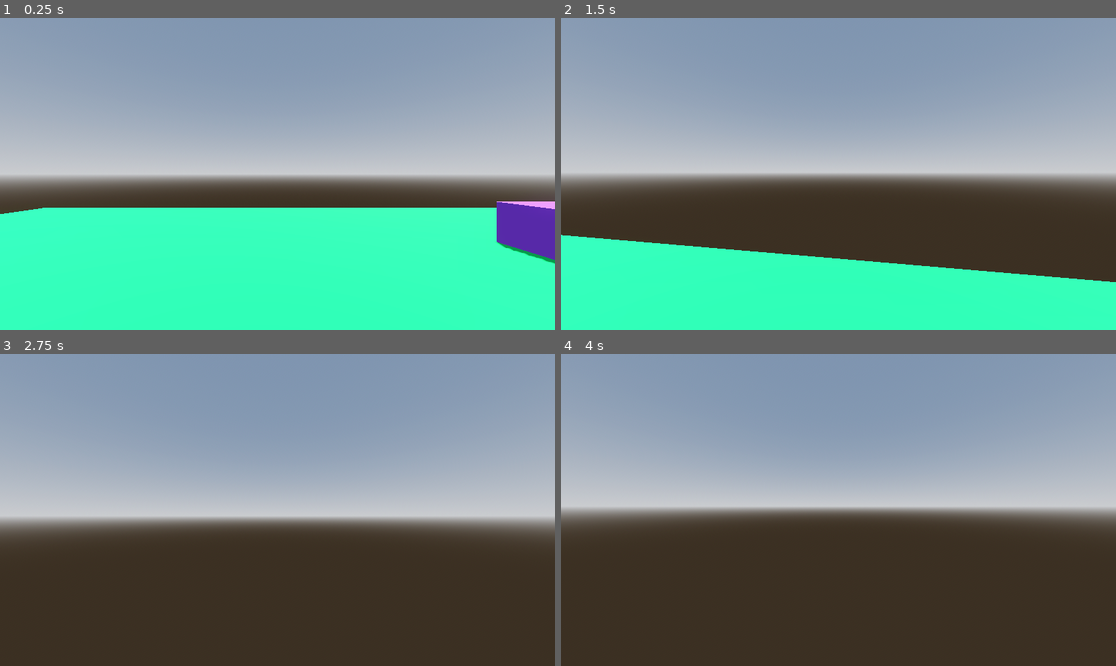
Above: before the commit, frames 1-4 (two rows, left to right).
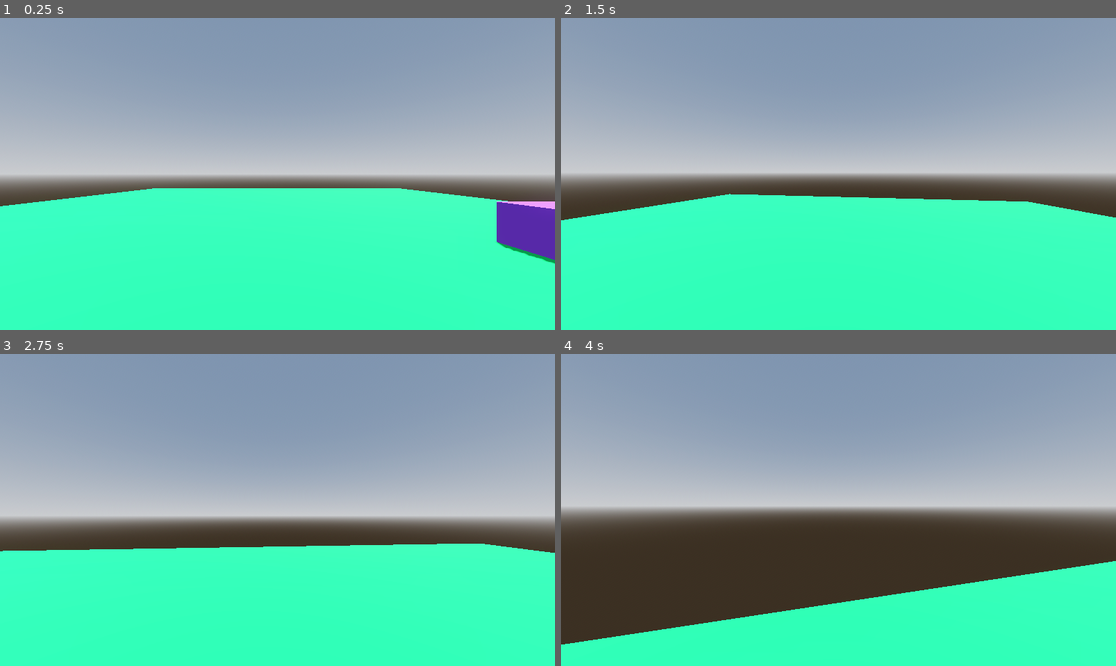
Above: after the commit, the same moments.

Repository: Seb-deru/first-person-controller
Game: Godot game, scene res://scenes/world.tscn
The game is run twice, just before and just after one commit, with the same random seed, the same clock (stepped at 60 frames per second) and the same inputs.
Inputs (mouse positions are in pixels of both pictures, inside the frame that each line leads up to):
- Up to frame 1 (0.25 s): no input
- Up to frame 2 (1.5 s): tap Enter at 0.5 s; move the mouse to (866, 174) at 0.52 s; hold Shift (run) 0.53-1.28 s; hold W (forward) from 0.53 s (still down); tap Space (jump) at 0.77 s; move the mouse to (810, 174) at 1.27 s; tap Shift (run) at 1.35 s
- Up to frame 3 (2.75 s): keep holding W (forward); tap Space (jump) at 1.52 s; move the mouse to (288, 503) at 2.02 s; hold Shift (run) from 2.03 s (still down)
- Up to frame 4 (4 s): keep holding W (forward); move the mouse to (832, 516) at 2.77 s; release Shift (run) at 2.78 s; tap Shift (run) at 2.85 s; tap Space (jump) at 3.02, 3.77 s; move the mouse to (877, 513) at 3.52 s; hold Shift (run) from 3.53 s (still down)

The runs differ from the first frame. In frame 1, 4.5% of the frame differs, in the area x 0-92%, y 54-63%; in frame 2, 18%; in frame 3, 38%, in the area x 0-100%, y 60-100%; in frame 4, 20%.

Commit message:
some changes

Diff:
--- a/scenes/world.tscn
+++ b/scenes/world.tscn
@@ -44,7 +44,7 @@
 [node name="CSGBox3D" type="CSGBox3D" parent="."]
 transform = Transform3D(1, 0, 0, 0, 1, 0, 0, 0, 1, 0, -0.4995, 0)
 use_collision = true
-size = Vector3(22, 0.001, 19)
+size = Vector3(27.423828, 0.001, 45.00757)
 material = SubResource("StandardMaterial3D_nnsk1")
 
 [node name="CSGBox3D2" type="CSGBox3D" parent="CSGBox3D"]
--- a/scripts/player.gd
+++ b/scripts/player.gd
@@ -12,8 +12,8 @@
 const FOV_CHANGE = 1.5
 
 var speed = 0.0
-const WALK_SPEED = 3.0
-const SPRINT_SPEED = 5.0
+const WALK_SPEED = 4.0
+const SPRINT_SPEED = 7.0
 const JUMP_VELOCITY = 4.5
 const SENSITIVITY = 0.003
 
